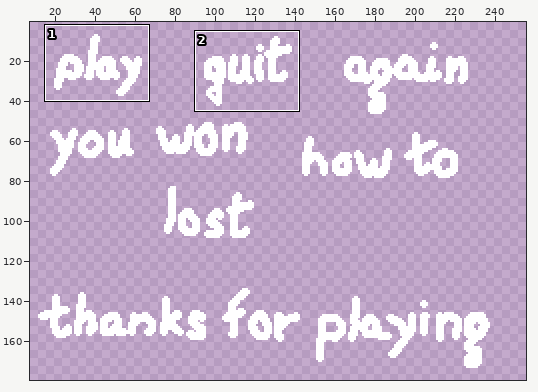
Pixel-art file, stored at Assets/Sprites/main_menu.aseprite. The picture above shows the old version from afar; the outline marks the close-up.
Close-up. First the earlier version:
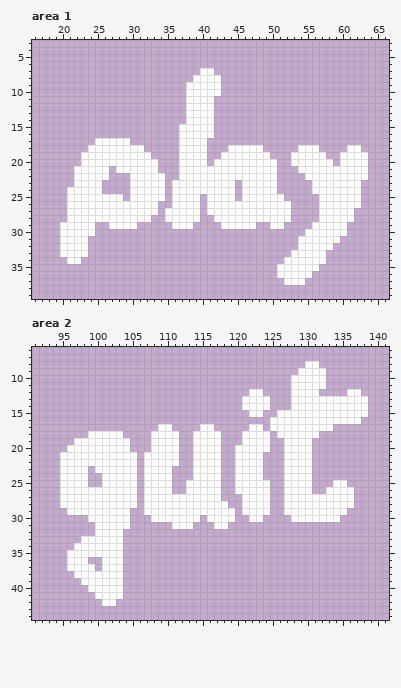
256x256 pixels, 1 frame. Shown: area 1: x 16..66, y 3..39; area 2: x 91..141, y 6..44. The wide view leaves out empty margins. The commit also changed other parts of the picture, which this record leaves out.
Once edited:
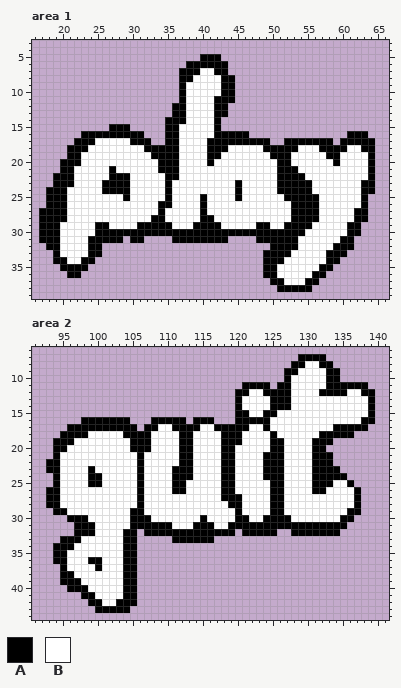
Palette (. is transparent): A #000000  B #ffffff
The edit:
layer "Layer 2" added
--- area 1, layer "Layer 2"
@@ x 16..66 @@
  4 ...................................................
- 5 ...................................................
- 6 ...................................................
- 7 ........................BB.........................
- 8 .......................BBBB........................
- 9 ......................BBBBB........................
-10 ......................BBBBB........................
-11 ......................BBBB.........................
-12 ......................BBBB.........................
-13 ......................BBBB.........................
-14 ......................BBBB.........................
-15 .....................BBBBB.........................
-16 .....................BBBBB.........................
-17 .........BBBBB.......BBBB..........................
-18 ........BBBBBBBB.....BBBB...BBBBB.....BBB....BB....
-19 .......BBBBBBBBBB....BBBB..BBBBBBB...BBBBB..BBBB...
-20 .......BBBBBBBBBBB...BBBB.BBBBBBBBB..BBBBBB.BBBB...
-21 ......BBBBB.BBBBBB...BBBBBBBBBBBBBB...BBBBBBBBBB...
-22 ......BBBBB...BBBBB..BBBBBBBBBBBBBB....BBBBBBBBB...
-23 ......BBBB....BBBBB.BBBBBBBBB.BBBBB.....BBBBBBB....
-24 .....BBBBB....BBBBB.BBBBBBBBB.BBBBB.....BBBBBBB....
-25 .....BBBBBBBB.BBBBB.BBBB.BBBB.BBBBBB.....BBBBBB....
-26 .....BBBBBBBBBBBBB..BBBB.BBBBBBBBBBBB....BBBBBB....
-27 .....BBBBBBBBBBBBB.BBBBB.BBBBBBBBBBBB....BBBBB.....
-28 .....BBBBBBBBBBBB..BBBBB..BBBBBBBBBBB....BBBBB.....
-29 ....BBBBB..BBBB.....BBB....BBBBB..BB....BBBBB......
-30 ....BBBBB..............................BBBBBB......
-31 ....BBBB..............................BBBBBB.......
-32 ....BBBB..............................BBBBB........
-33 ....BBBB.............................BBBBB.........
-34 .....BB.............................BBBBBB.........
-35 ...................................BBBBBB..........
-36 ...................................BBBBB...........
-37 ....................................BBB............
-38 ...................................................
+ 5 ........................AAA........................
+ 6 ......................AAAAAA.......................
+ 7 .....................AAABBAA.......................
+ 8 .....................AABBBBAA......................
+ 9 .....................ABBBBBAA......................
+10 .....................ABBBBBAA......................
+11 .....................ABBBBAAA......................
+12 ....................AABBBBAA.......................
+13 ....................AABBBBAA.......................
+14 ...................AAABBBBA........................
+15 ...........AAA.....AABBBBBA........................
+16 .......AAAAAAAAA...AABBBBBAAAAA..............AAA...
+17 ......AAABBBBBAAA..AABBBBAAAAAAAAA..AAAAAAA.AAAAA..
+18 .....AAABBBBBBBBAAAAABBBBAAABBBBBAAAAABBBAAAABBAA..
+19 .....AABBBBBBBBBBAAAABBBBAABBBBBBBAAABBBBBAABBBBA..
+20 ....AAABBBBBBBBBBBAAABBBBABBBBBBBBBAABBBBBBABBBBA..
+21 ....AABBBBBABBBBBBAAABBBBBBBBBBBBBBAAABBBBBBBBBBA..
+22 ...AAABBBBBAAABBBBBAABBBBBBBBBBBBBBAAAABBBBBBBBBA..
+23 ...AAABBBBAAAABBBBBABBBBBBBBBABBBBBAAAAABBBBBBBAA..
+24 ..AAABBBBBAAAABBBBBABBBBBBBBBABBBBBAAAAABBBBBBBAA..
+25 ..AAABBBBBBBBABBBBBABBBBABBBBABBBBBBAAAAABBBBBBA...
+26 ..AAABBBBBBBBBBBBBAABBBBABBBBBBBBBBBBAAAABBBBBBA...
+27 .AAAABBBBBBBBBBBBBABBBBBABBBBBBBBBBBBAAAABBBBBAA...
+28 .AAAABBBBBBBBBBBBAABBBBBAABBBBBBBBBBBAAAABBBBBAA...
+29 .AAABBBBBAABBBBAAAAABBBAAAABBBBBAABBAAAABBBBBAA....
+30 .AAABBBBBAAAAAAAAAAAAAAAAAAAAAAAAAAAAAABBBBBBAA....
+31 .AAABBBBAAAAA.AA....AAAAAAAA....AAAAAABBBBBBAA.....
+32 ..AABBBBAA........................AAAABBBBBAAA.....
+33 ...ABBBBAA.......................AAAABBBBBAAA......
+34 ...AABBAA........................AAABBBBBBAA.......
+35 ....AAAA.........................AABBBBBBAA........
+36 .....AA..........................AABBBBBAA.........
+37 ..................................AABBBAA..........
+38 ...................................AAAAA...........
 39 ...................................................
--- area 2, layer "Layer 2"
@@ x 91..141 @@
  6 ...................................................
- 7 ...................................................
- 8 .......................................BB..........
- 9 ......................................BBBB.........
-10 .....................................BBBBB.........
-11 .....................................BBBBB.........
-12 ...............................BB....BBBB....BB....
-13 ..............................BBBB...BBBBBBBBBBB...
-14 ..............................BBBB...BBBBBBBBBBB...
-15 ...............................BB..BBBBBBBBBBBBB...
-16 ..................................BBBBBBBBBBBBB....
-17 ..................BB....BB.....BB.BBBBBBBBB........
-18 ........BBBBB....BBBB..BBBB...BBBB.BBBBBB..........
-19 ......BBBBBBBB...BBBB..BBBB...BBBB..BBBB...........
-20 .....BBBBBBBBB...BBBB..BBBB..BBBBB..BBBB...........
-21 ....BBBBBBBBBBB.BBBBB..BBBB..BBBB...BBBB...........
-22 ....BBBBBBBBBBB.BBBBB..BBBB..BBBB...BBBB...........
-23 ....BBBB.BBBBBB.BBBB...BBBB..BBBB...BBBB...........
-24 ....BBBB..BBBBB.BBBB...BBBB..BBBB...BBBB...........
-25 ....BBBB..BBBBB.BBBB..BBBBB..BBBBB..BBBB...BB......
-26 ....BBBBBBBBBBB.BBBB..BBBBB..BBBBB..BBBB..BBBB.....
-27 ....BBBBBBBBBBB.BBBBBBBBBBB...BBBB..BBBBBBBBBB.....
-28 ....BBBBBBBBBBB.BBBBBBBBBBBB..BBBB..BBBBBBBBBB.....
-29 .....BBBBBBBBB..BBBBBBBBBBBBB.BBBB..BBBBBBBBB......
-30 ........BBBBBB...BBBBBBB.BBBB..BB....BBBBBBB.......
-31 .........BBBBB......BBB...BB.......................
-32 .........BBBB......................................
-33 .......BBBBBB......................................
-34 ......BBBBBBB......................................
-35 .....BBBBBBBB......................................
-36 .....BBB..BBB......................................
-37 .....BBBB.BBB......................................
-38 ......BBBBBBB......................................
-39 .......BBBBBB......................................
-40 ........BBBBB......................................
-41 .........BBBB......................................
-42 ..........BB.......................................
-43 ...................................................
+ 7 ......................................AAAA.........
+ 8 .....................................AABBAA........
+ 9 ....................................AABBBBAA.......
+10 ....................................ABBBBBAA.......
+11 ..............................AAAA.AABBBBBAAAAAA...
+12 .............................AABBAAAABBBBAAAABBAA..
+13 .............................ABBBBAAABBBBBBBBBBBA..
+14 .............................ABBBBAAABBBBBBBBBBBA..
+15 .............................AABBAABBBBBBBBBBBBBA..
+16 .......AAAAAAA...AAAAA.AAA...AAAAABBBBBBBBBBBBBAA..
+17 .....AAAAAAAAAA.AABBAAAABBAAAAABBABBBBBBBBBAAAAA...
+18 ....AAAABBBBBAAAABBBBAABBBBAAABBBBABBBBBBAAAAA.....
+19 ...AAABBBBBBBBAAABBBBAABBBBAAABBBBAABBBBAAA........
+20 ...AABBBBBBBBBAAABBBBAABBBBAABBBBBAABBBBAA.........
+21 ...ABBBBBBBBBBBABBBBBAABBBBAABBBBAAABBBBAAA........
+22 ..AABBBBBBBBBBBABBBBBAABBBBAABBBBAAABBBBAAA........
+23 ..AABBBBABBBBBBABBBBAAABBBBAABBBBAAABBBBAAAA.......
+24 ...ABBBBAABBBBBABBBBAAABBBBAABBBBAAABBBBAAAAA......
+25 ...ABBBBAABBBBBABBBBAABBBBBAABBBBBAABBBBAAABBA.....
+26 ..AABBBBBBBBBBBABBBBAABBBBBAABBBBBAABBBBAABBBBA....
+27 ..AABBBBBBBBBBBABBBBBBBBBBBAAABBBBAABBBBBBBBBBA....
+28 ..AABBBBBBBBBBBABBBBBBBBBBBBAABBBBAABBBBBBBBBBA....
+29 ...AABBBBBBBBBAABBBBBBBBBBBBBABBBBAABBBBBBBBBAA....
+30 .....AAABBBBBBAAABBBBBBBABBBBAABBAAAABBBBBBBAA.....
+31 ......AAABBBBBAAAAAABBBAAABBAAAAAAAAAAAAAAAAA......
+32 ......AAABBBBAA.AAAAAAAAAAAAA.AAAAA..AAAAAAA.......
+33 ....AAABBBBBBAA.....AAAAAA.........................
+34 ...AAABBBBBBBAA....................................
+35 ...AABBBBBBBBAA....................................
+36 ...AABBBAABBBAA....................................
+37 ....ABBBBABBBAA....................................
+38 ....AABBBBBBBAA....................................
+39 ....AAABBBBBBAA....................................
+40 .....AAABBBBBAA....................................
+41 .......AABBBBAA....................................
+42 ........AABBAAA....................................
+43 .........AAAAA.....................................
 44 ...................................................
